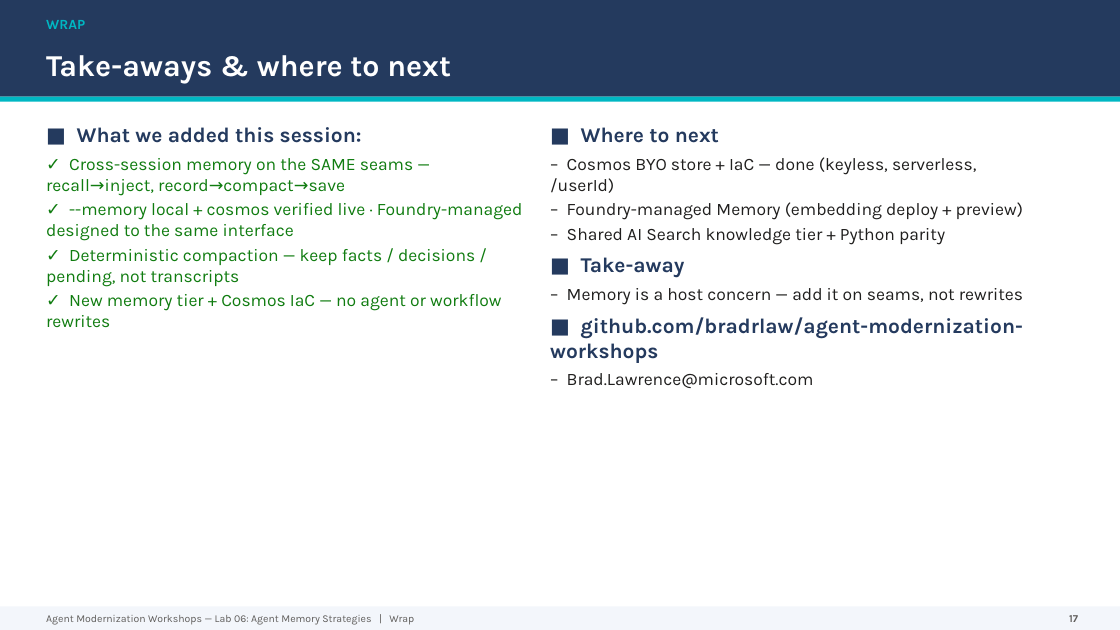
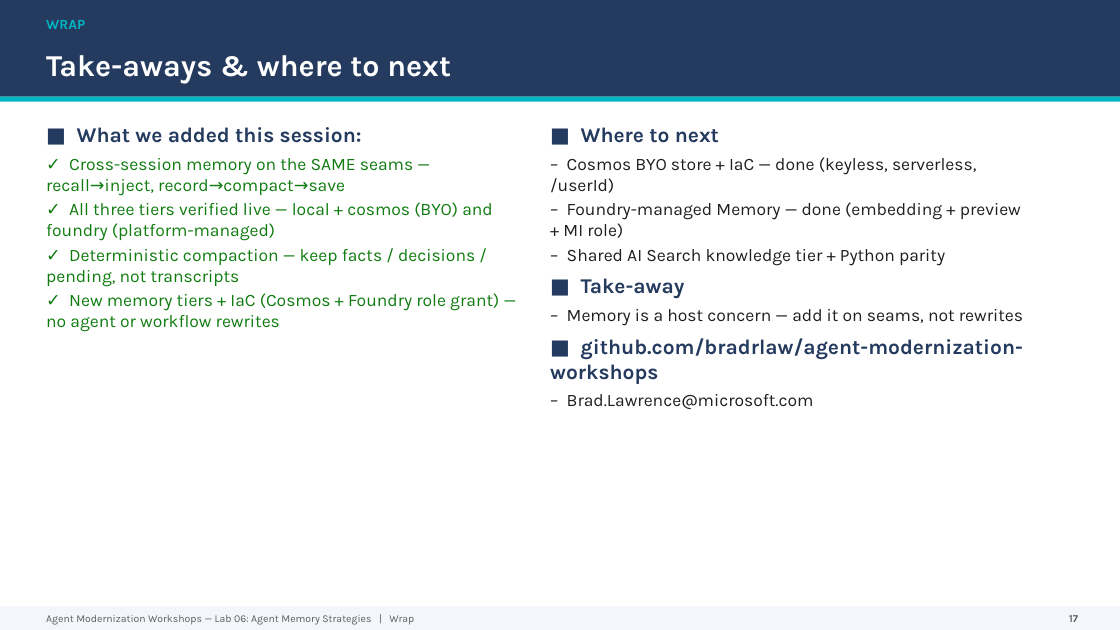
Before and after one commit to bradrlaw/agent-modernization-workshops, a slide deck: slide 17 of labs/lab06-multi-agent/presentation/Lab06-Agent-Memory-Strategies.pptx. Drawn at 1120x630 pixels with LibreOffice and Linux fonts; fonts in the diff are those of the drawing. Boxes give left, top, right and bottom in pixels: in the first picture for what was removed or moved away, otherwise in the second. Text is boxed around its words. In the diff, an @@ line names an element or a change of style, - is before the commit and + after.

```diff
--- a/labs/lab06-multi-agent/presentation/Lab06-Agent-Memory-Strategies.pptx
+++ b/labs/lab06-multi-agent/presentation/Lab06-Agent-Memory-Strategies.pptx
@@ text at bbox=[46, 202, 493, 241]: text changed @@
-✓ --memory local + cosmos verified live · Foundry-managed designed to the same interface
+✓ All three tiers verified live — local + cosmos (BYO) and foundry (platform-managed)
@@ text at bbox=[563, 202, 1021, 238]: text changed @@
-– Foundry-managed Memory (embedding deploy + preview)
+– Foundry-managed Memory — done (embedding + preview + MI role)
@@ text at bbox=[46, 293, 499, 332]: text changed @@
-✓ New memory tier + Cosmos IaC — no agent or workflow rewrites
+✓ New memory tiers + IaC (Cosmos + Foundry role grant) — no agent or workflow rewrites
```
Also in this commit, not shown: 4 other slides changed, 9 other files.
